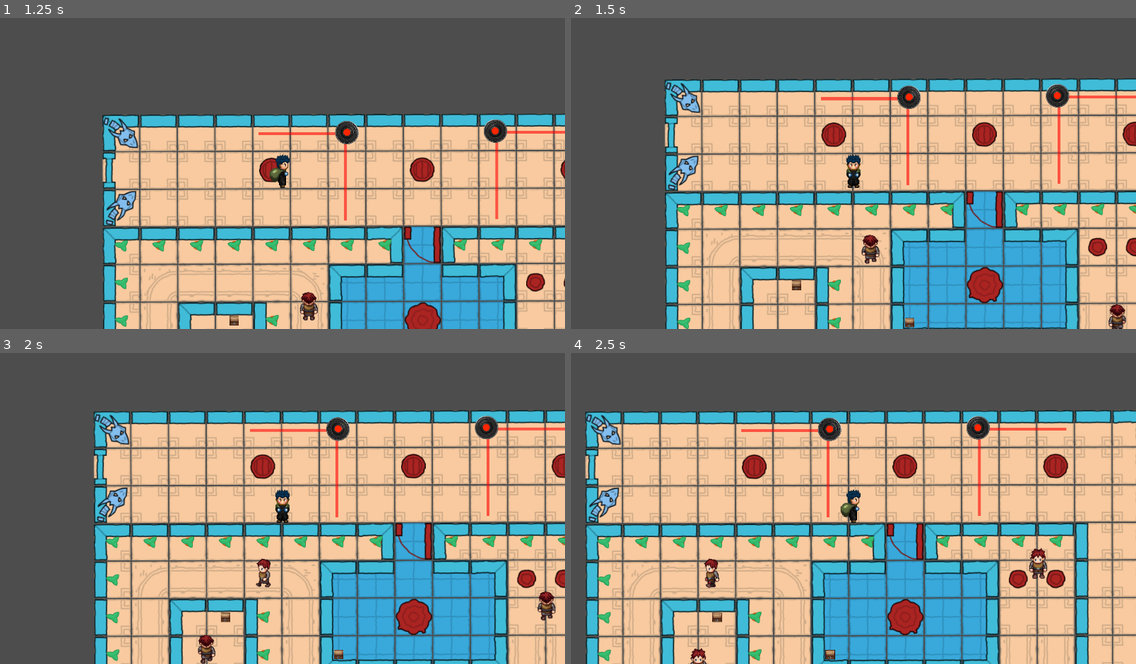
Above: before the commit, frames 1-4 (two rows, left to right).
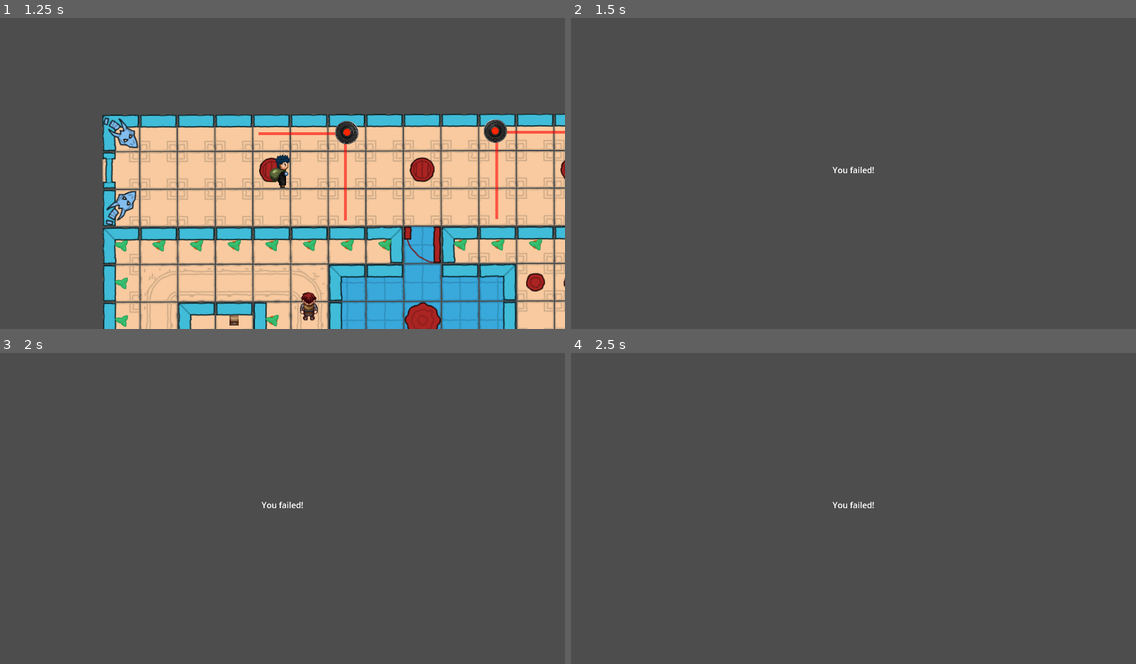
Above: after the commit, the same moments.

Repository: GnuCodingStudio/GameZam002-still-steal
Game: Godot game, scene res://scenes/levels/Level_04.tscn
Two runs of this game, one before a commit and one after it. Both use one fixed random seed, a clock stepped at 60 frames per second and the inputs below. This scene is started directly instead of the project's main scene.
Inputs (mouse positions are in pixels of both pictures, inside the frame that each line leads up to):
- Up to frame 1 (1.25 s): tap Enter at 0.5 s; move the mouse to (468, 133) at 0.52 s; hold D (right) from 0.53 s (still down); hold E (activate) from 0.53 s (still down); click (468, 133) at 0.67 s
- Up to frame 2 (1.5 s): move the mouse to (915, 133) at 1.27 s; release D (right) at 1.28 s; release E (activate) at 1.28 s; hold S (down) from 1.28 s (still down); tap E (activate) at 1.35 s; click (915, 133) at 1.42 s
- Up to frame 3 (2 s): keep holding S (down)
- Up to frame 4 (2.5 s): move the mouse to (1056, 427) at 2.02 s; release S (down) at 2.03 s; hold D (right) from 2.03 s (still down); hold E (activate) from 2.03 s (still down); click (1056, 427) at 2.17 s

Frame 1 is identical in both runs. In frame 2, 63% of the frame differs, in the area x 16-100%, y 19-100%; in frame 3, 64%; in frame 4, 75%, in the area x 2-100%, y 18-100%.

Commit message:
feat: connect cameras to _on_player_catch (lvl4)

Diff:
--- a/scenes/levels/Level_04.gd
+++ b/scenes/levels/Level_04.gd
@@ -1 +1,6 @@
 extends BasicLevel
+
+func _on_player_catch():
+	print('Lose...')
+	await get_tree().create_timer(0.2).timeout
+	get_tree().change_scene_to_file("res://scenes/YouFailed.tscn")
--- a/scenes/levels/Level_04.tscn
+++ b/scenes/levels/Level_04.tscn
@@ -119,3 +119,7 @@
 unique_name_in_owner = true
 position = Vector2(68, 960)
 rotation = 2.61799
+
+[connection signal="on_player_catch" from="Camera1" to="." method="_on_player_catch"]
+[connection signal="on_player_catch" from="Camera2" to="." method="_on_player_catch"]
+[connection signal="on_player_catch" from="Camera3" to="." method="_on_player_catch"]
